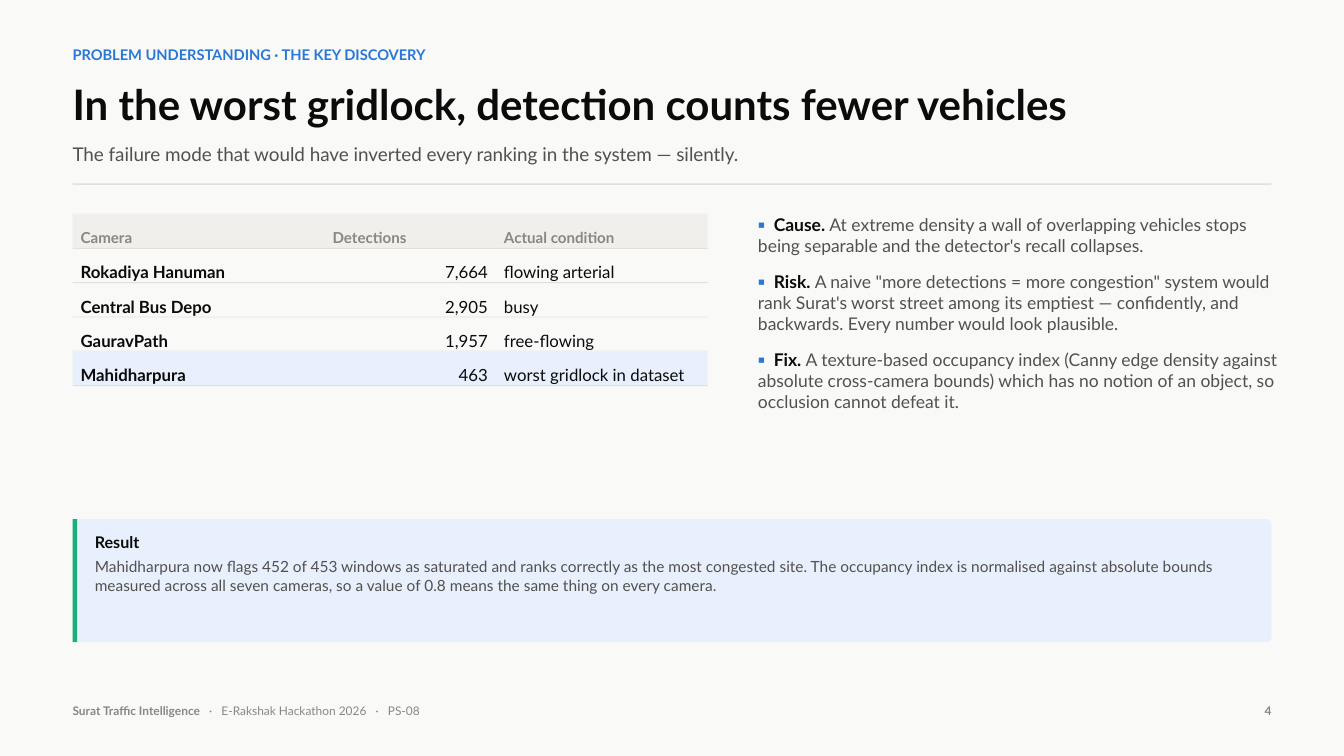
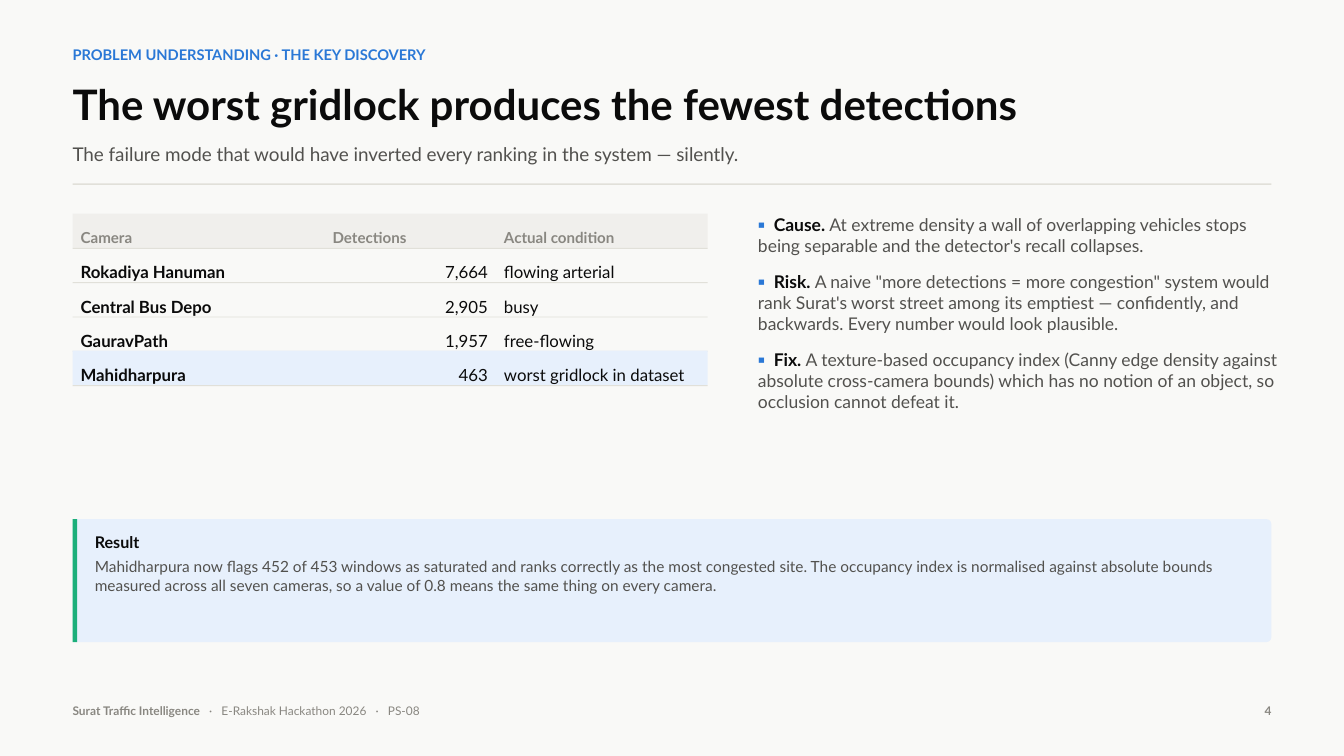
Before and after one commit to Nikhil-AI-Labs/Traffic-Management-System, a slide deck: slide 4 of submission/Surat-Traffic-Intelligence-PS08.pptx. Drawn at 1344x756 pixels with LibreOffice and Linux fonts; fonts in the diff are those of the drawing. Boxes give left, top, right and bottom in pixels: in the first picture for what was removed or moved away, otherwise in the second. Text is boxed around its words. In the diff, an @@ line names an element or a change of style, - is before the commit and + after.

```diff
--- a/submission/Surat-Traffic-Intelligence-PS08.pptx
+++ b/submission/Surat-Traffic-Intelligence-PS08.pptx
@@ text at box(73, 88, 1017, 128): text changed @@
-In the worst gridlock, detection counts fewer vehicles
+The worst gridlock produces the fewest detections
```
Also in this commit, not shown: 9 other slides changed, 2 other files.
